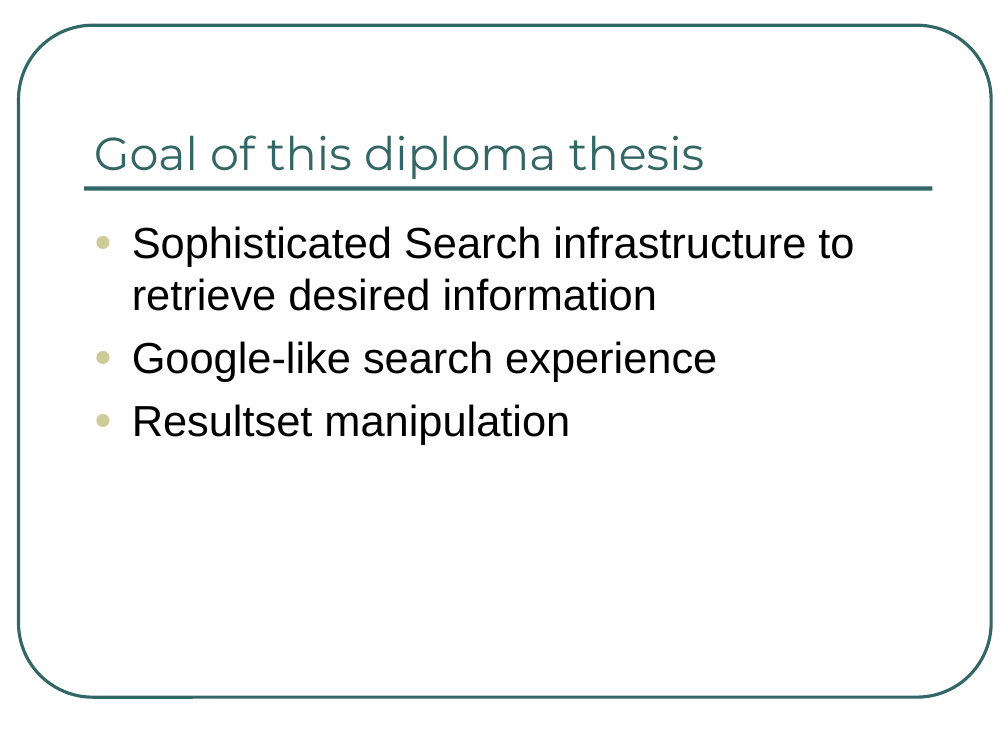
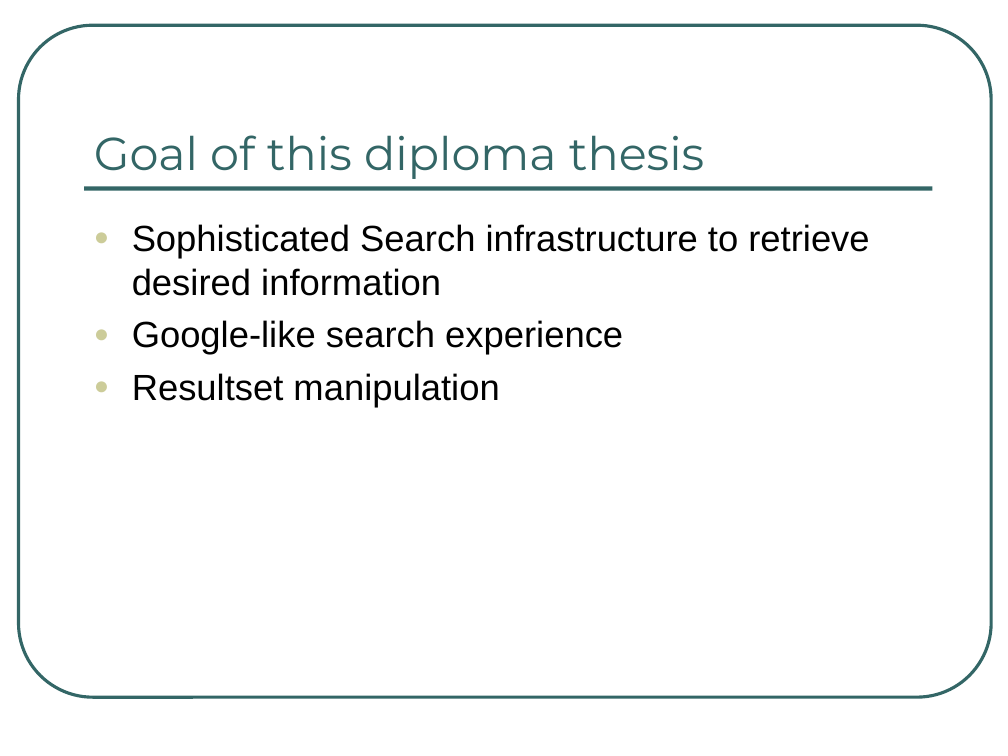
Before and after one commit to BackupTheBerlios/springbreak, a slide deck: slide 8 of sena/SzabolcsDiplomarbeit/Event Cloud Presentation.ppt. Drawn at 1008x756 pixels with LibreOffice and Linux fonts; fonts in the diff are those of the drawing. Boxes give left, top, right and bottom in pixels: in the first picture for what was removed or moved away, otherwise in the second. Text is boxed around its words. In the diff, an @@ line names an element or a change of style, - is before the commit and + after.

```diff
--- a/sena/SzabolcsDiplomarbeit/Event Cloud Presentation.ppt
+++ b/sena/SzabolcsDiplomarbeit/Event Cloud Presentation.ppt
@@ text "Sophisticated Search infrastructure to retrieve ..." at <box>132,224,869,408</box>: size 31 to 26 pt; less space between paragraphs @@
```
Also in this commit, not shown: 1 other slide changed, 1 slide added.
